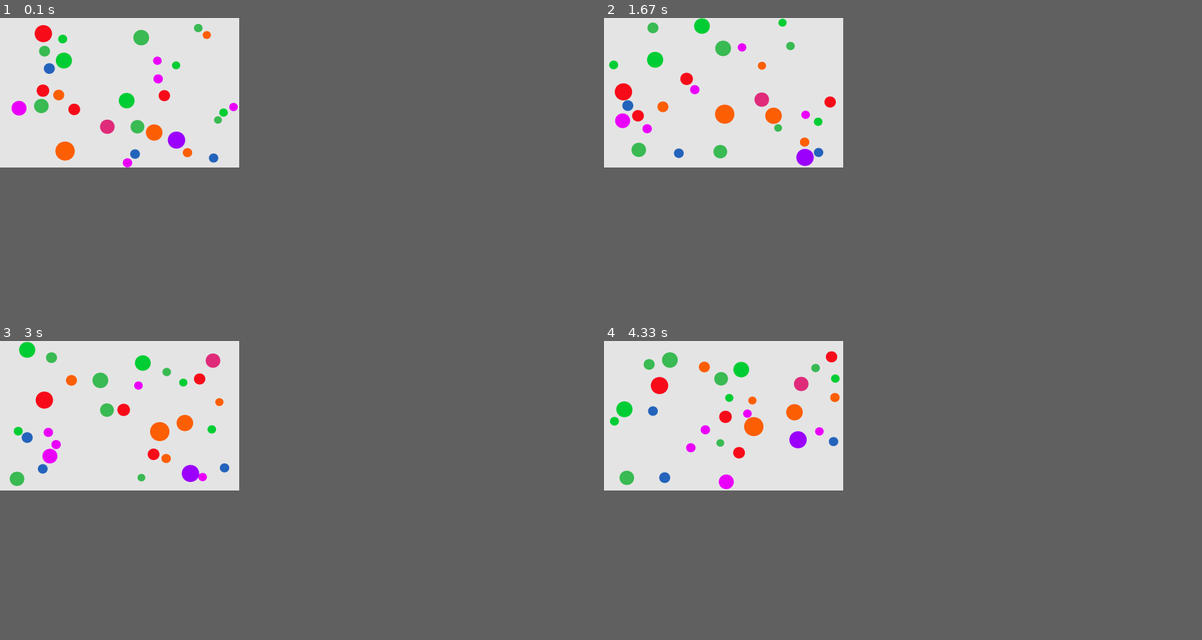
Above: before the commit, frames 1-4 (two rows, left to right).
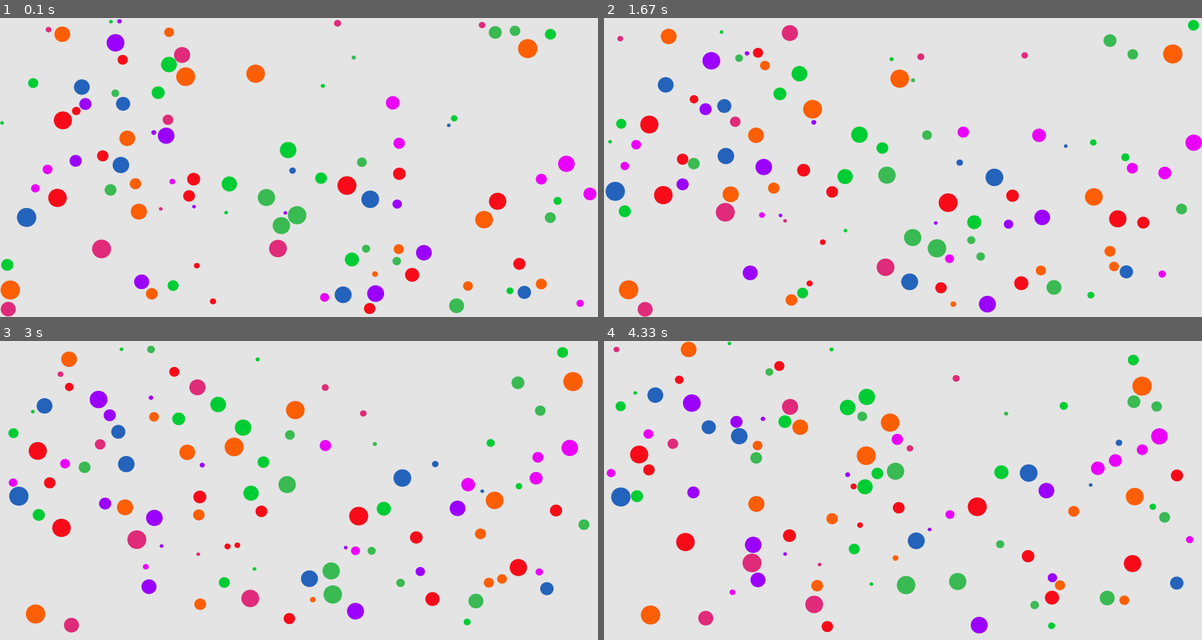
Above: after the commit, the same moments.

Repository: LePhilippeDucTai/physics_ball
Game: pygame game, started from main.py
The game is run twice, just before and just after one commit, with the same random seed, the same clock (stepped at 60 frames per second) and the same inputs.
Inputs:
- Up to frame 1 (0.1 s): no input
- Up to frame 2 (1.67 s): no input
- Up to frame 3 (3 s): no input
- Up to frame 4 (4.33 s): no input
In our replay, the window is 360x225 before the commit and 900x450 after it. These sizes can differ from the game's own. Grey fills any space a smaller window leaves; there, only what the larger window draws over its background counts as a difference.

The runs differ from the first frame. In frame 1, 9.3% of the frame differs, in the area x 0-100%, y 0-100%; in frame 2, 9.4%; in frame 3, 9.4%; in frame 4, 9.5%, in the area x 0-99%, y 0-98%.

Commit message:
isorting.

Diff:
--- a/ball.py
+++ b/ball.py
@@ -2,8 +2,8 @@
 from dataclasses import dataclass
 
 import numpy as np
+
 from balls import LS_COLORS
-
 from pygame_screen import RectangleScreen
 
 
--- a/balls.py
+++ b/balls.py
@@ -1,9 +1,9 @@
 import functools as ft
+import itertools as it
+import random
 from dataclasses import dataclass
-import random
-import itertools as it
+
 import numpy as np
-
 
 from constants import (
     FRICTION,
--- a/combinations.py
+++ /dev/null
@@ -1,5 +0,0 @@
-import itertools as it
-
-
-x = it.combinations(range(4), 2)
-print(list(x))
--- a/constants.py
+++ b/constants.py
@@ -1,16 +1,16 @@
-SCREEN_WIDTH = 1200
-SCREEN_HEIGHT = 750
-N_BALLS = 30
+SCREEN_WIDTH = 3000
+SCREEN_HEIGHT = 1500
+N_BALLS = 100
 GRAVITY = 0
-MIN_RADIUS = 20
+MIN_RADIUS = 10
 MAX_RADIUS = 50
 FRICTION = 0.0
-MIN_BOUNCINESS = 0.98
+MIN_BOUNCINESS = 0.99999
 MAX_BOUNCINESS = 1
 X_VELOCITY = 50
 Y_VELOCITY = 50
 BACKGROUND_COLOR = (230, 230, 230)
-DT = 0.1
+DT = 0.05
 
 N_FRAMES = 60
 COLORS = {
--- a/main.py
+++ b/main.py
@@ -2,6 +2,7 @@
 
 import pygame
 import pygame.gfxdraw
+
 from balls import balls_generator
 from constants import DT, GRAVITY, N_BALLS, N_FRAMES, SCREEN_HEIGHT, SCREEN_WIDTH
 from pygame_screen import BallRenderer, RectangleScreen
--- a/pygame_screen.py
+++ b/pygame_screen.py
@@ -1,5 +1,6 @@
 import pygame
 import pygame.gfxdraw
+
 from balls import Balls
 from constants import BACKGROUND_COLOR
 
